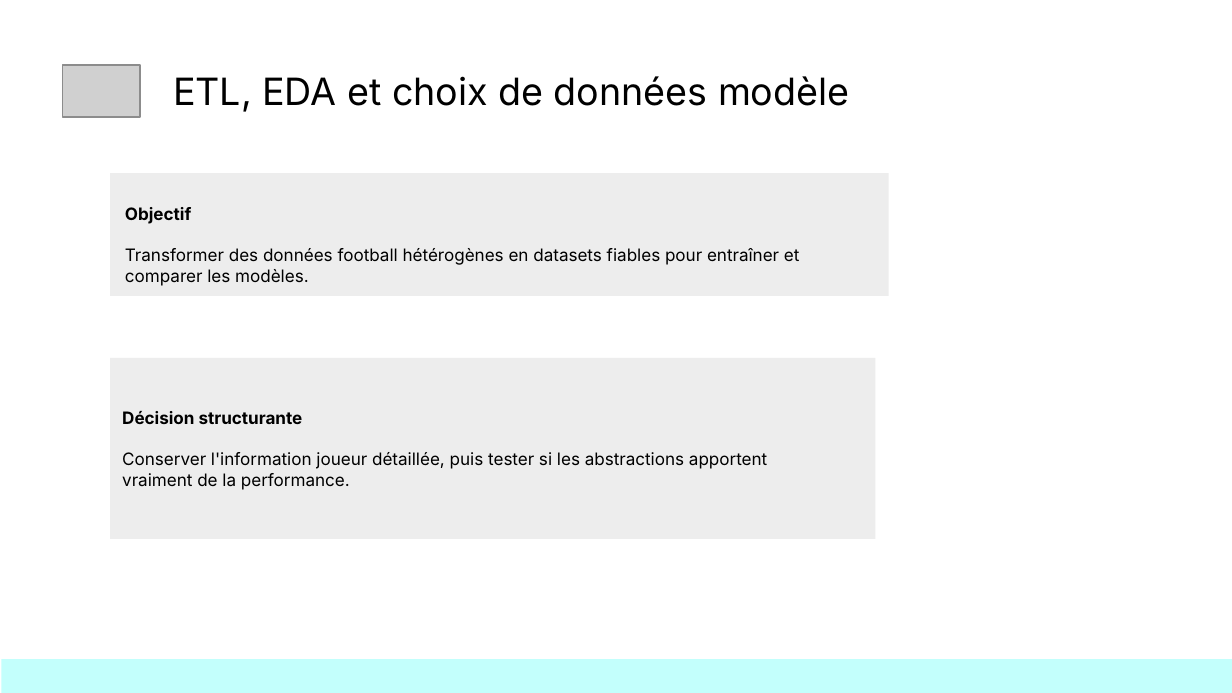
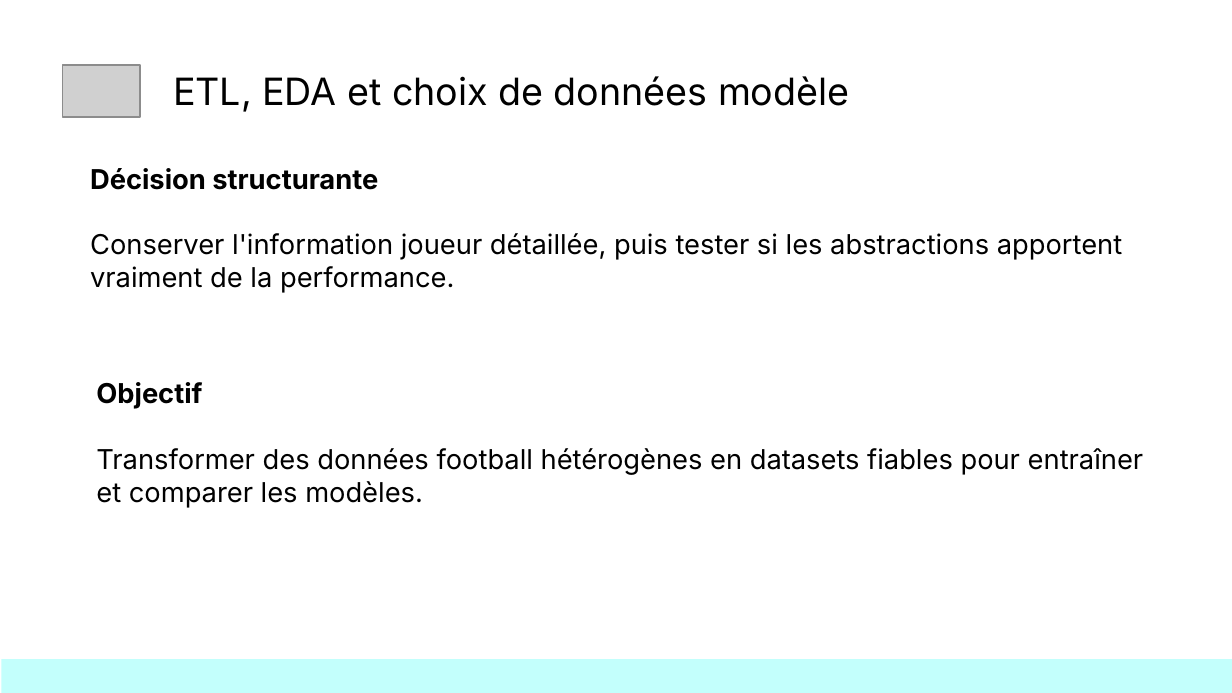
Before and after one commit to kinpintouche-star/football-predictor, a slide deck: slide 5 of docs/FootballPredictorDemoDay20260803.pptx. Drawn at 1232x693 pixels with LibreOffice and Linux fonts; fonts in the diff are those of the drawing; grey boxes stand for pictures; background and template pictures are left out. Boxes give left, top, right and bottom in pixels: in the first picture for what was removed or moved away, otherwise in the second. Text is boxed around its words. In the diff, an @@ line names an element or a change of style, - is before the commit and + after.

```diff
--- a/docs/FootballPredictorDemoDay20260803.pptx
+++ b/docs/FootballPredictorDemoDay20260803.pptx
@@ text "Décision structurante" moved from (x1=122, y1=411, x2=767, y2=490) to (x1=90, y1=168, x2=1122, y2=293) @@
@@ text "Décision structurante" at (x1=90, y1=168, x2=1122, y2=293): size 10 to 16 pt @@
@@ rectangle removed at (x1=110, y1=174, x2=888, y2=297) @@
@@ text "Objectif" at (x1=96, y1=382, x2=1143, y2=508): size 10 to 16 pt @@
@@ text "Objectif" moved from (x1=125, y1=207, x2=800, y2=286) to (x1=96, y1=382, x2=1143, y2=508) @@
@@ rectangle removed at (x1=110, y1=359, x2=875, y2=540) @@
```
Also in this commit, not shown: 1 other slide changed.
